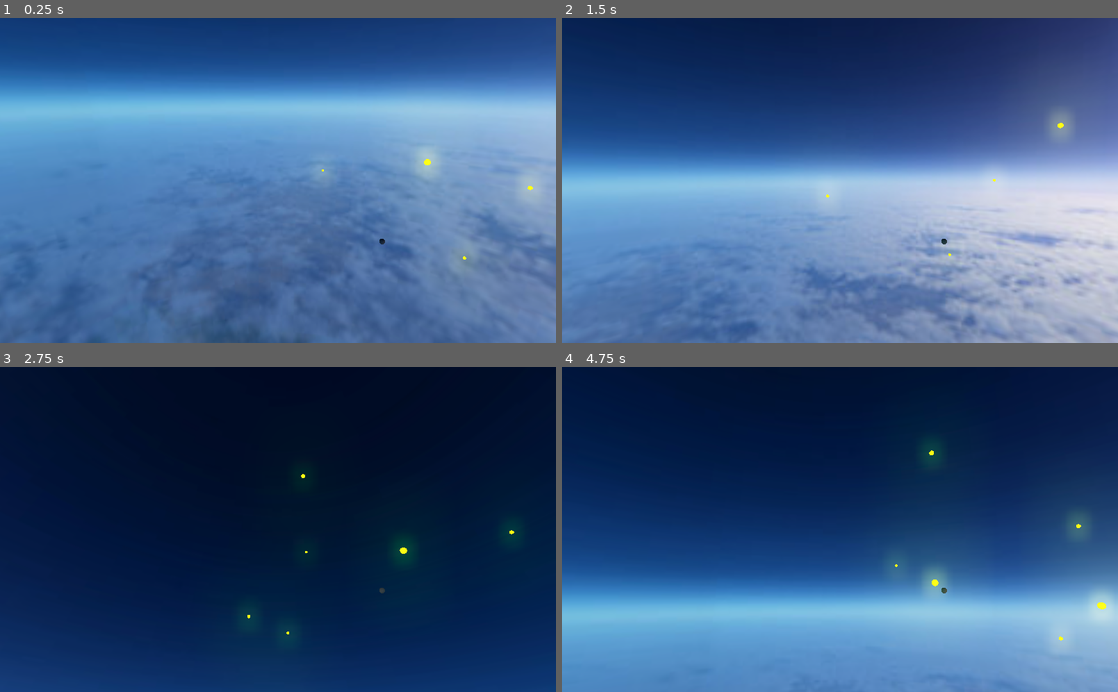
Above: before the commit, frames 1-4 (two rows, left to right).
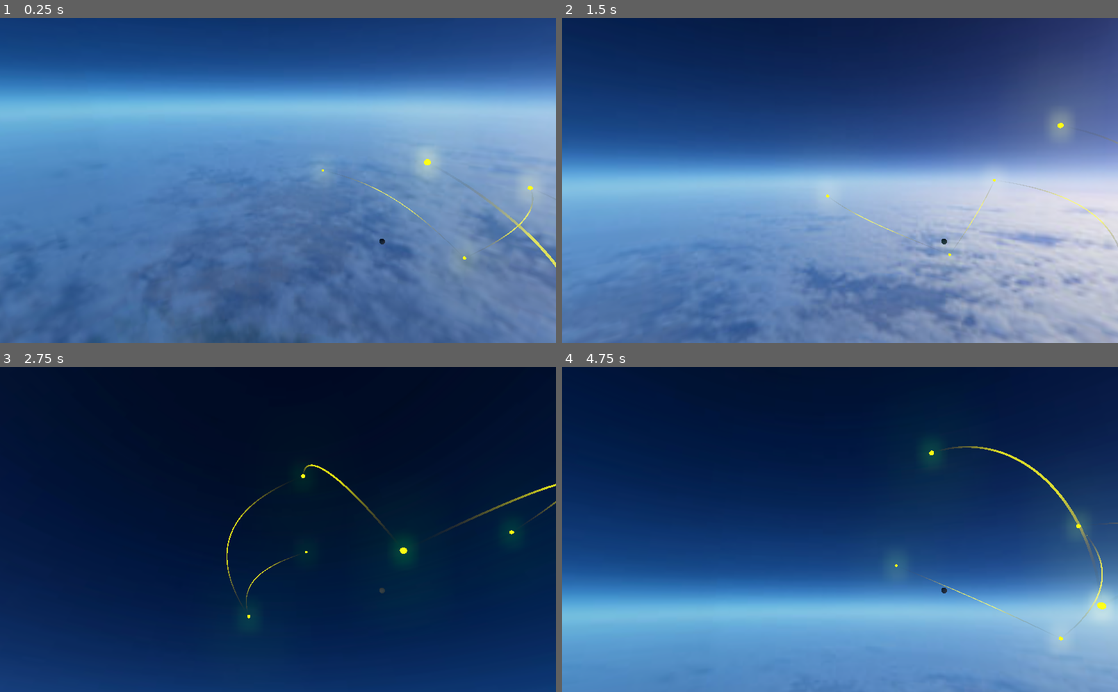
Above: after the commit, the same moments.

Repository: valentegamedev/kingdom_select_godot
Game: Godot game, scene res://Scenes/SampleScene.tscn
Two runs of this game, one before a commit and one after it. Both use one fixed random seed, a clock stepped at 60 frames per second and the inputs below.
Inputs:
- Up to frame 1 (0.25 s): no input
- Up to frame 2 (1.5 s): tap Enter (ui_accept) at 0.5, 0.6, 0.77, 1.07, 1.35 s
- Up to frame 3 (2.75 s): tap Enter (ui_accept) at 1.52, 1.82, 2.1 s
- Up to frame 4 (4.75 s): tap Enter (ui_accept) at 2.85, 3.02, 3.32, 3.6, 3.77, 4.07, 4.35, 4.52 s

The runs differ from the first frame. In frame 1, 0.3% of the frame differs, in the area x 62-100%, y 48-77%; in frame 2, 0.2%; in frame 3, 0.4%; in frame 4, 0.9%, in the area x 64-100%, y 24-81%.

Commit message:
Update .gitignore, LineRenderer.gd, and 7 more files...

Diff:
--- /dev/null
+++ b/LineRenderer/LineRenderer.gd
@@ -0,0 +1,158 @@
+extends ImmediateGeometry
+
+export var points = [Vector3(0,0,0),Vector3(0,5,0)]
+export var startThickness = 0.1
+export var endThickness = 0.1
+export var cornerSmooth = 5
+export var capSmooth = 5
+export var drawCaps = true
+export var drawCorners = true
+export var globalCoords = true
+export var scaleTexture = true
+
+var camera
+var cameraOrigin
+
+func _ready():
+	pass
+
+func _process(delta):
+	if points.size() < 2:
+		return
+
+	camera = get_viewport().get_camera()
+	if camera == null:
+		return
+	cameraOrigin = to_local(camera.get_global_transform().origin)
+
+	var progressStep = 1.0 / points.size();
+	var progress = 0;
+	var thickness = lerp(startThickness, endThickness, progress);
+	var nextThickness = lerp(startThickness, endThickness, progress + progressStep);
+
+	clear()
+	begin(Mesh.PRIMITIVE_TRIANGLES)
+
+	for i in range(points.size() - 1):
+
+		var t1 = i / float(points.size())
+		var t2 = (i + 1) / float(points.size())
+
+		var A = points[i]
+		var B = points[i+1]
+
+		if globalCoords:
+			A = to_local(A)
+			B = to_local(B)
+
+		var AB = B - A;
+		var orthogonalABStart = (cameraOrigin - ((A + B) / 2)).cross(AB).normalized() * thickness;
+		var orthogonalABEnd = (cameraOrigin - ((A + B) / 2)).cross(AB).normalized() * nextThickness;
+
+		var AtoABStart = A + orthogonalABStart
+		var AfromABStart = A - orthogonalABStart
+		var BtoABEnd = B + orthogonalABEnd
+		var BfromABEnd = B - orthogonalABEnd
+
+		if i == 0:
+			if drawCaps:
+				cap(A, B, thickness, capSmooth)
+
+		if scaleTexture:
+			var ABLen = AB.length()
+			var ABFloor = floor(ABLen)
+			var ABFrac = ABLen - ABFloor
+
+			set_uv(Vector2(t1, 0))
+			add_vertex(AtoABStart)
+			set_uv(Vector2(t2, 0))
+			add_vertex(BtoABEnd)
+			set_uv(Vector2(t1, 1))
+			add_vertex(AfromABStart)
+			set_uv(Vector2(t2, 0))
+			add_vertex(BtoABEnd)
+			set_uv(Vector2(t2, 1))
+			add_vertex(BfromABEnd)
+			set_uv(Vector2(t1, 1))
+			add_vertex(AfromABStart)
+		else:
+			set_uv(Vector2(1, 0))
+			add_vertex(AtoABStart)
+			set_uv(Vector2(0, 0))
+			add_vertex(BtoABEnd)
+			set_uv(Vector2(1, 1))
+			add_vertex(AfromABStart)
+			set_uv(Vector2(0, 0))
+			add_vertex(BtoABEnd)
+			set_uv(Vector2(0, 1))
+			add_vertex(BfromABEnd)
+			set_uv(Vector2(1, 1))
+			add_vertex(AfromABStart)
+
+		if i == points.size() - 2:
+			if drawCaps:
+				cap(B, A, nextThickness, capSmooth)
+		else:
+			if drawCorners:
+				var C = points[i+2]
+				if globalCoords:
+					C = to_local(C)
+
+				var BC = C - B;
+				var orthogonalBCStart = (cameraOrigin - ((B + C) / 2)).cross(BC).normalized() * nextThickness;
+
+				var angleDot = AB.dot(orthogonalBCStart)
+
+				if angleDot > 0:
+					corner(B, BtoABEnd, B + orthogonalBCStart, cornerSmooth)
+				else:
+					corner(B, B - orthogonalBCStart, BfromABEnd, cornerSmooth)
+
+		progress += progressStep;
+		thickness = lerp(startThickness, endThickness, progress);
+		nextThickness = lerp(startThickness, endThickness, progress + progressStep);
+
+	end()
+
+func cap(center, pivot, thickness, smoothing):
+	var orthogonal = (cameraOrigin - center).cross(center - pivot).normalized() * thickness;
+	var axis = (center - cameraOrigin).normalized();
+
+	var array = []
+	for i in range(smoothing + 1):
+		array.append(Vector3(0,0,0))
+	array[0] = center + orthogonal;
+	array[smoothing] = center - orthogonal;
+
+	for i in range(1, smoothing):
+		array[i] = center + (orthogonal.rotated(axis, lerp(0, PI, float(i) / smoothing)));
+
+	for i in range(1, smoothing + 1):
+		set_uv(Vector2(0, (i - 1) / smoothing))
+		add_vertex(array[i - 1]);
+		set_uv(Vector2(0, (i - 1) / smoothing))
+		add_vertex(array[i]);
+		set_uv(Vector2(0.5, 0.5))
+		add_vertex(center);
+
+func corner(center, start, end, smoothing):
+	var array = []
+	for i in range(smoothing + 1):
+		array.append(Vector3(0,0,0))
+	array[0] = start;
+	array[smoothing] = end;
+
+	var axis = start.cross(end).normalized()
+	var offset = start - center
+	var angle = offset.angle_to(end - center)
+
+	for i in range(1, smoothing):
+		array[i] = center + offset.rotated(axis.normalized(), lerp(0, angle, float(i) / smoothing));
+
+	for i in range(1, smoothing + 1):
+		set_uv(Vector2(0, (i - 1) / smoothing))
+		add_vertex(array[i - 1]);
+		set_uv(Vector2(0, (i - 1) / smoothing))
+		add_vertex(array[i]);
+		set_uv(Vector2(0.5, 0.5))
+		add_vertex(center);
--- /dev/null
+++ b/LineRenderer/LineRenderer.tscn
@@ -0,0 +1,7 @@
+[gd_scene load_steps=2 format=2]
+
+[ext_resource path="res://LineRenderer/LineRenderer.gd" type="Script" id=1]
+
+[node name="LineRenderer" type="ImmediateGeometry"]
+script = ExtResource( 1 )
+points = [ Vector3( 0, 0, 0 ), Vector3( 0, 4, 0 ) ]
--- a/Prefabs/KingdomPoint.tscn
+++ b/Prefabs/KingdomPoint.tscn
@@ -1,4 +1,7 @@
-[gd_scene load_steps=3 format=2]
+[gd_scene load_steps=8 format=2]
+
+[ext_resource path="res://Scripts/Bezier.gd" type="Script" id=1]
+[ext_resource path="res://LineRenderer/LineRenderer.tscn" type="PackedScene" id=2]
 
 [sub_resource type="SphereMesh" id=1]
 radius = 0.5
@@ -13,7 +16,21 @@
 emission_operator = 0
 emission_on_uv2 = false
 
+[sub_resource type="Gradient" id=3]
+offsets = PoolRealArray( 0, 0.340136, 0.489796, 0.62585, 1 )
+colors = PoolColorArray( 0, 0, 0, 0, 1, 1, 0, 0.705882, 1, 1, 0, 0.705882, 1, 1, 0, 0.705882, 0, 0, 0, 0 )
+
+[sub_resource type="GradientTexture" id=4]
+gradient = SubResource( 3 )
+
+[sub_resource type="SpatialMaterial" id=5]
+flags_transparent = true
+flags_unshaded = true
+albedo_texture = SubResource( 4 )
+
 [node name="KingdomPoint" type="Spatial"]
+script = ExtResource( 1 )
+distance_amount = 0.42
 
 [node name="Point" type="Spatial" parent="."]
 transform = Transform( 1, 0, 0, 0, 1, 0, 0, 0, 1, 0, 0, -0.5 )
@@ -22,3 +39,10 @@
 transform = Transform( 0.013, 0, 0, 0, 0.013, 0, 0, 0, 0.013, 0, 0, 0 )
 mesh = SubResource( 1 )
 material/0 = SubResource( 2 )
+
+[node name="LineRenderer" parent="." instance=ExtResource( 2 )]
+material_override = SubResource( 5 )
+points = [  ]
+startThickness = 0.002
+endThickness = 0.002
+drawCaps = false
--- a/Scenes/SampleScene.tscn
+++ b/Scenes/SampleScene.tscn
@@ -1,9 +1,8 @@
-[gd_scene load_steps=20 format=2]
+[gd_scene load_steps=19 format=2]
 
 [ext_resource path="res://Scripts/KingdomSelect.gd" type="Script" id=1]
 [ext_resource path="res://Images/Sky/space_spherical_map_by_cesium135-d5qay53.jpg" type="Texture" id=2]
 [ext_resource path="res://Models/mayaSpere.tscn" type="PackedScene" id=3]
-[ext_resource path="res://Prefabs/KingdomPoint.tscn" type="PackedScene" id=4]
 [ext_resource path="res://Scripts/Kingdom.gd" type="Script" id=5]
 
 [sub_resource type="Resource" id=1]
@@ -133,8 +132,6 @@
 
 [node name="Model" parent="KingdomSelect" instance=ExtResource( 3 )]
 
-[node name="KingdomPoint" parent="KingdomSelect/Model" instance=ExtResource( 4 )]
-
 [node name="Shell" parent="KingdomSelect" instance=ExtResource( 3 )]
 transform = Transform( 1.02, 0, 0, 0, 1.02, 0, 0, 0, 1.02, 0, 0, 0 )
 
--- /dev/null
+++ b/Scripts/Bezier.gd
@@ -0,0 +1,46 @@
+extends Node
+
+onready var line = $LineRenderer
+var points = [Vector3.ZERO, Vector3.ZERO, Vector3.ZERO];
+var num_points = 50
+
+var positions = [];
+
+export (float) var distance
+export (float, 0, 1) var distance_amount
+
+func _ready():
+	yield(get_tree().create_timer(.1), "timeout")
+	positions.resize(num_points)
+
+	var next_point
+	if get_index()+1 < get_parent().get_child_count():
+		next_point = get_parent().get_child(get_index()+1)
+		set_mid_point(next_point)
+		draw_quadratic_curve()
+
+func set_mid_point(next_point):
+	distance = get_child(0).global_transform.origin.distance_to(next_point.get_child(0).global_transform.origin)
+
+	var point_normalized = lerp($Point.global_transform.origin, get_parent().get_child(get_index()+1).get_child(0).global_transform.origin, .5).normalized()
+	var point = point_normalized/2 + point_normalized * distance * distance_amount
+
+	points[0] = get_child(0).global_transform.origin
+	points[1] = point
+	points[2] = next_point.get_child(0).global_transform.origin
+
+func draw_quadratic_curve():
+	for i in num_points:
+		var t = i/float(num_points)
+		positions[i] = calculate_quadratic_bezier_point(t, points[0], points[1], points[2]);
+
+	line.points = positions
+
+func calculate_quadratic_bezier_point(t, p0, p1, p2):
+	var u = 1 - t;
+	var tt = t * t;
+	var uu = u * u;
+	var p = uu * p0;
+	p += 2 * u * t * p1;
+	p += tt * p2;
+	return p;
--- a/Scripts/KingdomSelect.gd
+++ b/Scripts/KingdomSelect.gd
@@ -5,10 +5,6 @@
 var kingdom_point_scene = preload("res://Prefabs/KingdomPoint.tscn")
 
 export (float) var look_duration
-
-enum DROPOFF { linear,square,none }
-
-
 export (Vector2) var visual_offset
 
 export var start_index = 0
@@ -18,6 +14,7 @@
 		start_index+=1
 		if start_index >= kingdoms.size():
 			start_index = 0
+
 		look_at_kingdom(kingdoms[start_index])
 
 
@@ -37,8 +34,7 @@
 func look_at_kingdom(k:Kingdom):
 	var camera_parent = get_tree().get_root().get_node("SampleScene/CameraPivot/CameraParent")
 	var camera_pivot = get_tree().get_root().get_node("SampleScene/CameraPivot")
+
 	$Tween.interpolate_property(camera_parent, "rotation_degrees", camera_parent.rotation_degrees, Vector3(k.y, 0, 0), look_duration, Tween.TRANS_QUART, Tween.EASE_OUT)
 	$Tween.interpolate_property(camera_pivot, "rotation_degrees", camera_pivot.rotation_degrees, Vector3(0,k.x, 0), look_duration, Tween.TRANS_QUART, Tween.EASE_OUT)
 	$Tween.start()
-	#camera_parent.rotation_degrees = Vector3(k.y, 0, 0)
-	#camera_pivot.rotation_degrees = Vector3(0,k.x, 0)
Binary file added: linerendererdemo.gif
Not shown, added: .gitignore
Not shown, added: README.md
